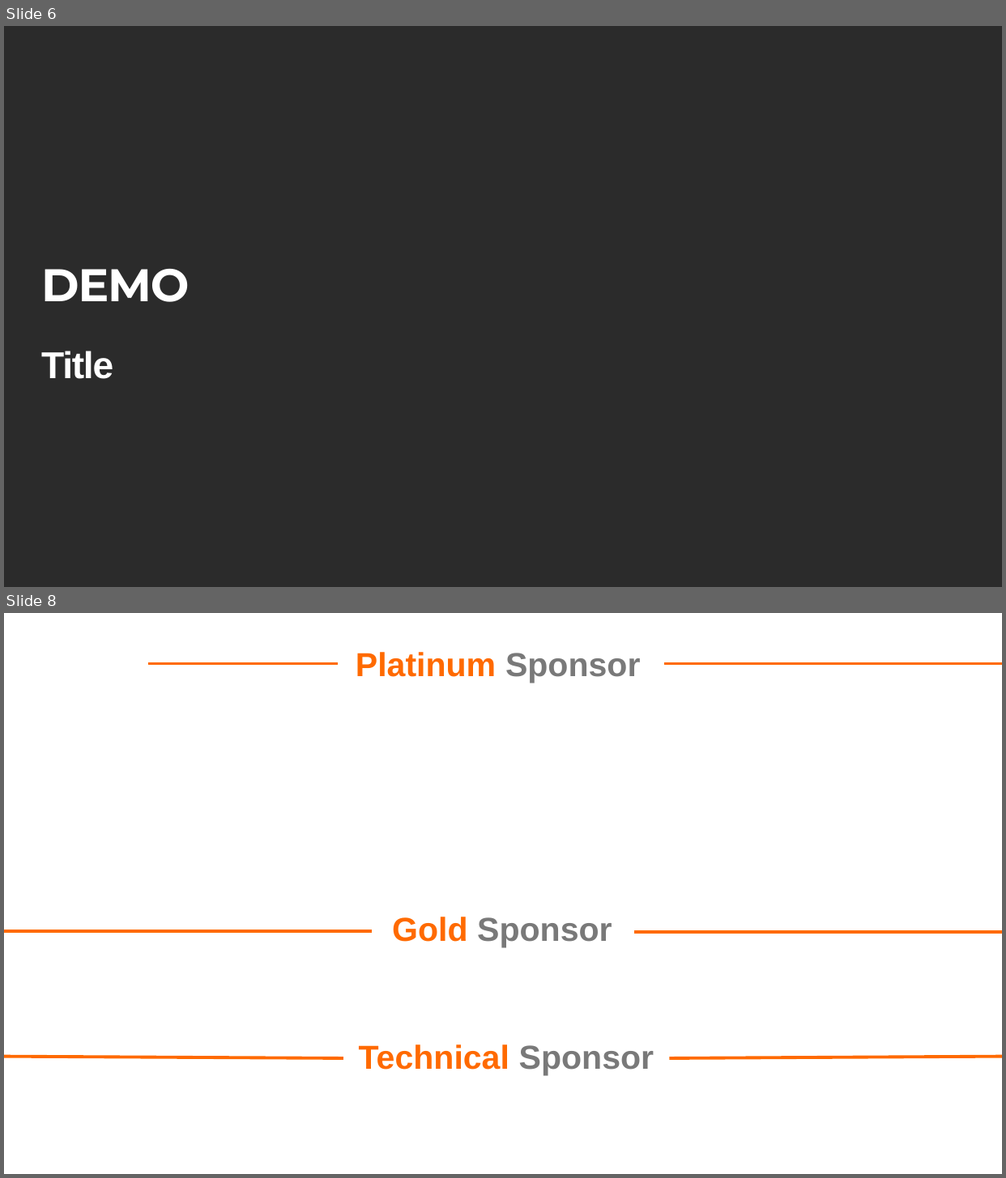
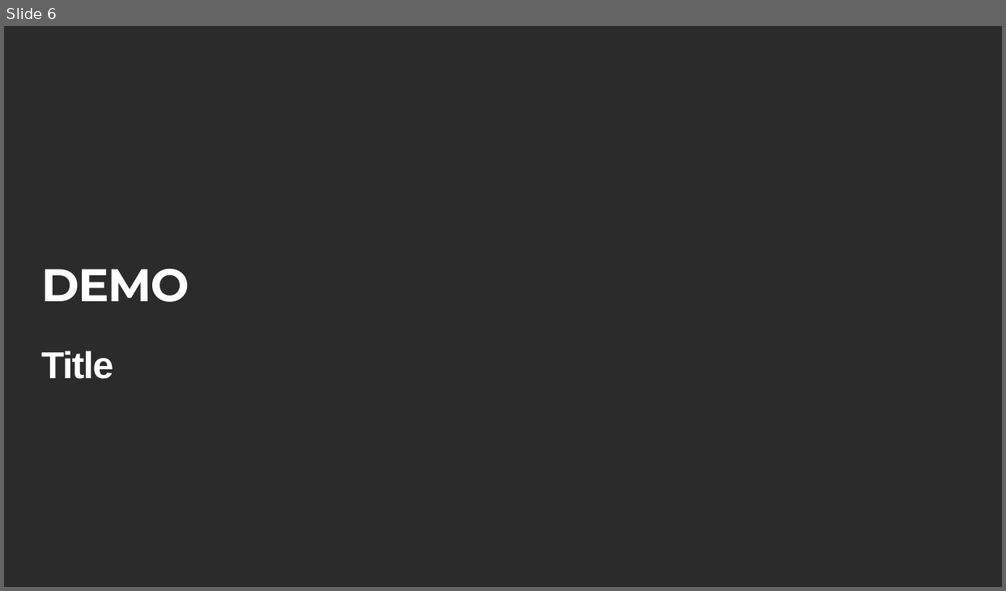
Before and after one commit to DotNetCodeIT/AIday2023, a slide deck: Template/Template_AIDay2023.pptx. Shown one above the other, each under a label of ours: slides 6 and 8 before the commit, slide 6 after it; the slides between them are not shown. The pictures are 1006x1178 and 1006x591 pixels, drawn with LibreOffice and Linux fonts; fonts in the diff are those of the drawing; background and template pictures are left out; a plain dark background stands for a picture behind light text. Boxes give left, top, right and bottom in pixels: in the first picture for what was removed or moved away, otherwise in the second. Text is boxed around its words. In the diff, an @@ line names an element or a change of style, - is before the commit and + after.

```diff
--- a/Template/Template_AIDay2023.pptx
+++ b/Template/Template_AIDay2023.pptx
@@ slide 8 removed at (4,613,1002,1174), background picture (left out) @@
@@ rectangle removed at (138,625,967,1174) @@
@@ text removed at (356,652,640,683) @@
-Platinum Sponsor
@@ line removed from (148, 664) to (338, 664) @@
@@ line removed from (664, 664) to (1002, 664) @@
@@ text removed at (392,917,612,948) @@
-Gold Sponsor
@@ line removed from (4, 931) to (372, 931) @@
@@ line removed from (634, 932) to (1002, 932) @@
@@ text removed at (359,1045,654,1076) @@
-Technical Sponsor
@@ line removed from (4, 1057) to (343, 1059) @@
@@ line removed from (670, 1059) to (1002, 1057) @@
```
Also in this commit, not shown: 2 slides added, 1 other slide removed, 3 other files.
